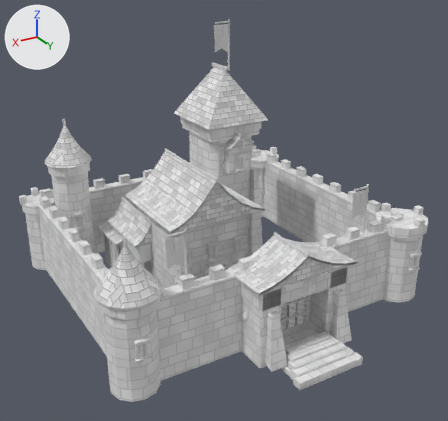
The OBJ model Unity/Assets/Eldoria/ExperimentalAshenCitadel/Meshes/AshenBastion_5.obj, before and after one commit.
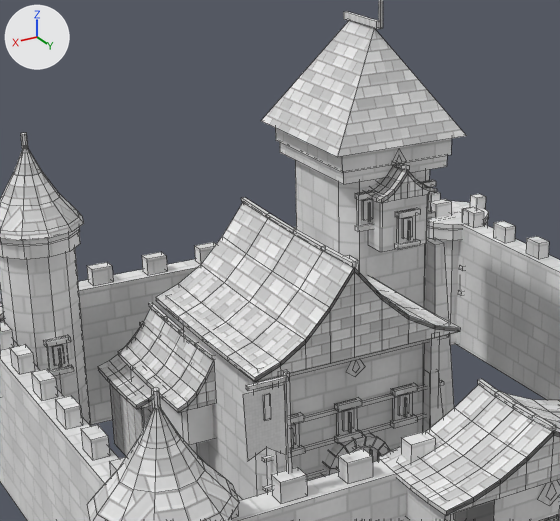
Each version is shown whole from a 50 mm camera at (16.7, 29.1, 18.7) aimed at (0.5, 2.2, 5.2), then close up on the part from 12% to 70% of the width and 14% to 71% of the height. Arrows for +X, +Y and +Z are at upper left; the lights stay in place. The first two pictures are the older version. The close-ups show mesh edges as thin lines. Where no turn or scale is listed for an object, it has been applied to the vertices. Vertices at exactly the same position are counted once.

Objects in the first close-up: 'AshenBastion_5'.
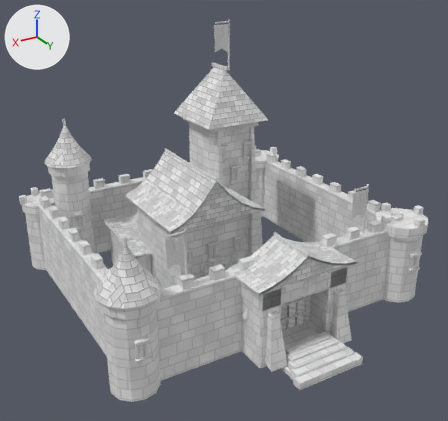
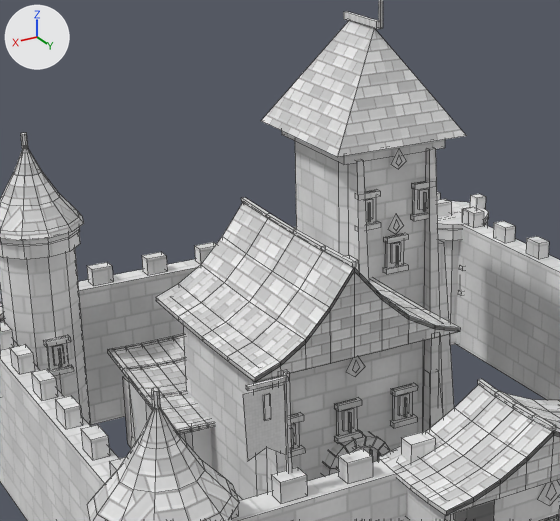
Pixel boxes (x1, y1, x2, y2) of what changed, in the close-ups (560 x 521 px; the box of a moved part takes in the faces that stretch with it):
part 1 of me_ashenbastion_5, moved or reshaped: before (280, 143, 447, 184); after (282, 131, 445, 164)
part 2 of me_ashenbastion_5, moved or reshaped: before (396, 215, 415, 244); after (385, 241, 403, 268)
part 3 of me_ashenbastion_5, moved or reshaped: before (402, 217, 412, 238); after (391, 242, 401, 263)
part 4 of me_ashenbastion_5, moved or reshaped: before (394, 239, 420, 250); after (383, 233, 408, 244)
part 5 of me_ashenbastion_5, moved or reshaped: before (395, 208, 420, 218); after (383, 263, 408, 274)
part 6 of me_ashenbastion_5, moved or reshaped: before (407, 221, 410, 240); after (396, 246, 398, 265)
part 7 of me_ashenbastion_5, added: after (388, 214, 403, 234)
part 8 of me_ashenbastion_5, moved or reshaped: before (166, 276, 449, 383); after (193, 279, 422, 344)
part 9 of me_ashenbastion_5, moved or reshaped (not visible afterwards): before (195, 343, 213, 360)
part 10 of me_ashenbastion_5, moved or reshaped (not visible afterwards): before (179, 330, 196, 346)
part 11 of me_ashenbastion_5, moved or reshaped: before (164, 316, 183, 333); after (191, 423, 209, 431)
part 12 of me_ashenbastion_5, moved or reshaped (not visible before): after (176, 427, 192, 434)
part 13 of me_ashenbastion_5, moved or reshaped (not visible afterwards): before (149, 303, 166, 320)
part 14 of me_ashenbastion_5, rebuilt: before (131, 369, 214, 445); after (114, 336, 214, 435)
part 15 of me_ashenbastion_5, rebuilt: before (109, 383, 151, 457); after (128, 380, 212, 468)
part 16 of me_ashenbastion_5, deleted: before (189, 163, 444, 491)
part 17 of me_ashenbastion_5, moved or reshaped: before (98, 128, 451, 413); after (108, 148, 442, 449)

The change, as a diff of the scene's bpy script:
```diff
--- a/Unity/Assets/Eldoria/ExperimentalAshenCitadel/Meshes/AshenBastion_5.obj.py
+++ b/Unity/Assets/Eldoria/ExperimentalAshenCitadel/Meshes/AshenBastion_5.obj.py
@@ me_ashenbastion_5 @@
-me_ashenbastion_5.from_pydata(...)  # 3119 vertices, 2363 faces; spans x -9.6..9.7, y -8.3..11.2, z -0.1..14.7
+me_ashenbastion_5.from_pydata(...)  # 2981 vertices, 2209 faces; spans x -9.6..9.7, y -8.3..11.2, z -0.1..14.7
+# me_ashenbastion_5 part 1: the loose piece of 8 vertices spanning x -3.8..-0.5, y -4.5..-0.9, z 8.1..8.5 is moved by (0.0, 0.0, 0.5)
+# me_ashenbastion_5 part 2: the loose piece of 8 vertices spanning x -2.4..-1.9, y -0.4..-0.3, z 6.4..7.3 is moved by (0.0, -0.6, -0.9)
+# me_ashenbastion_5 part 3: the loose piece of 8 vertices spanning x -2.3..-2.0, y -0.3..-0.2, z 6.5..7.1 is moved by (0.0, -0.6, -0.9)
+# me_ashenbastion_5 part 4: the loose piece of 8 vertices spanning x -2.5..-1.8, y -0.4..-0.2, z 6.3..6.4 is moved by (0.0, -0.6, 0.0), in mat_cut (picture img_ashenstone_png)
+# me_ashenbastion_5 part 5: the loose piece of 8 vertices spanning x -2.5..-1.8, y -0.4..-0.2, z 7.2..7.3 is moved by (0.0, -0.6, -1.8), in mat_stonelight (picture img_ashenstone_png)
+# me_ashenbastion_5 part 6: the loose piece of 8 vertices spanning x -2.2..-2.1, y -0.3..-0.2, z 6.5..7.0 is moved by (0.0, -0.6, -0.9)
+# me_ashenbastion_5 part 7: the loose piece of 4 vertices spanning x -2.4..-1.9, y -0.8, z 8.4..8.9 is copied, and the copy is moved by (0.0, -0.1, -1.9); it spans x -2.4..-1.9, y -0.9, z 6.5..7.1
+# me_ashenbastion_5 part 8: the loose piece of 8 vertices spanning x -1.4..4.1, y -2.5..3.0, z 4.9..5.3 is moved by (0.0, 0.0, 0.1)
+# me_ashenbastion_5 part 9: the loose piece of 8 vertices spanning x 3.8..3.9, y -1.1..0.0, z 4.4..4.5 is turned 90 degrees about the z axis through its middle and scaled by 0.466, then moved by (-1.5, 0.4, -1.9), in mat_oak (picture img_ashenwood_png)
+# me_ashenbastion_5 part 10: the loose piece of 8 vertices spanning x 3.8..3.9, y -2.1..-1.0, z 4.3..4.5 is turned 90 degrees about the z axis through its middle and scaled by 0.466, then moved by (-1.0, 1.4, -1.9), in mat_oak (picture img_ashenwood_png)
+# me_ashenbastion_5 part 11: the loose piece of 8 vertices spanning x 3.8..3.9, y -3.2..-2.1, z 4.3..4.5 is turned 90 degrees about the z axis through its middle and scaled by 0.466, then moved by (0.4, 2.5, -1.9), in mat_oak (picture img_ashenwood_png)
+# me_ashenbastion_5 part 12: the loose piece of 8 vertices spanning x 3.7..3.8, y -4.6..-3.9, z 3.3..3.4 is turned 90 degrees about the z axis through its middle and scaled by 0.659, then moved by (1.1, 4.1, -0.9), in mat_oak (picture img_ashenwood_png)
+# me_ashenbastion_5 part 13: the loose piece of 8 vertices spanning x 3.8..3.9, y -4.2..-3.1, z 4.4..4.5 is multiplied about its middle by the matrix ((0.0, -0.463, 0.073), (0.469, 0.0, 0.0), (0.0, 0.073, 0.463)), then moved by (-1.5, 1.8, -1.7), in mat_oak (picture img_ashenwood_png)
+# me_ashenbastion_5 part 14: the loose piece of 16 vertices spanning x 2.9..4.7, y -4.0..-0.2, z 2.0..3.2 is rebuilt with 70 vertices and now spans x 2.2..5.1, y -4.6..-0.1, z 2.4..3.2
+# me_ashenbastion_5 part 15: the loose piece of 8 vertices spanning x 2.3..4.9, y -5.2..-2.6, z -0.1..2.4 is rebuilt with 24 vertices and now spans x 2.3..4.9, y -4.5..-0.2, z -0.1..2.5, in mat_plaster (picture img_ashenplaster_png)
+# me_ashenbastion_5 part 16: 13 loose pieces with 208 vertices, spanning x -3.0..4.7, y -3.9..2.9, z -0.1..8.6, are deleted
+# me_ashenbastion_5 part 17: 1 vertex moved within x 4.8, y -3.9, z 2.4; 215 vertices removed from x -3.9..5.2, y -5.4..0.0, z 2.2..9.0; 207 vertices added at x -3.5..5.1, y -4.6..0.0, z 0.2..8.7
+# other edits to the shape of me_ashenbastion_5 do not show in these pictures
 me_ashenbastion_5.materials.append(mat_stone)
```
